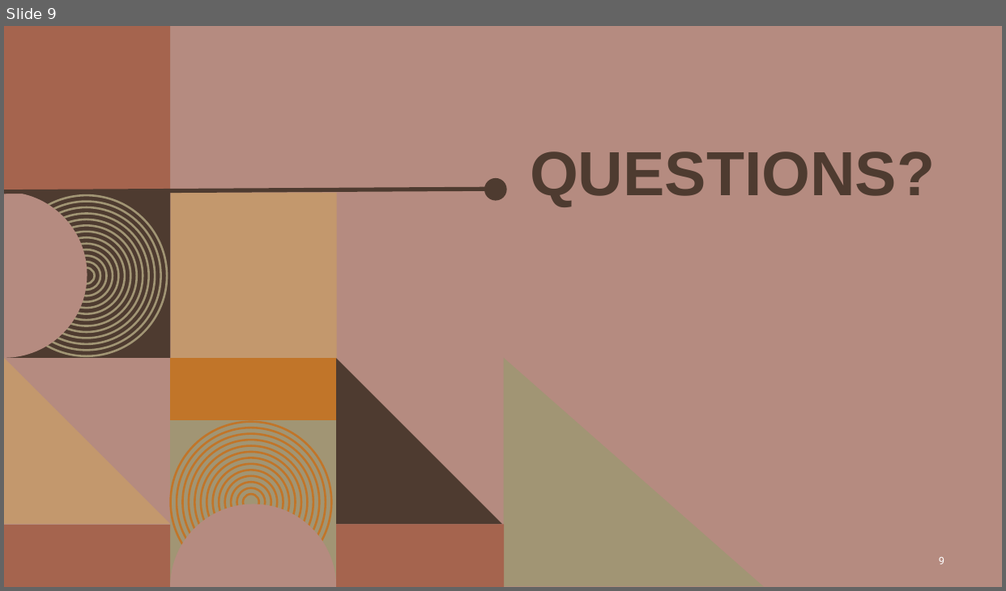
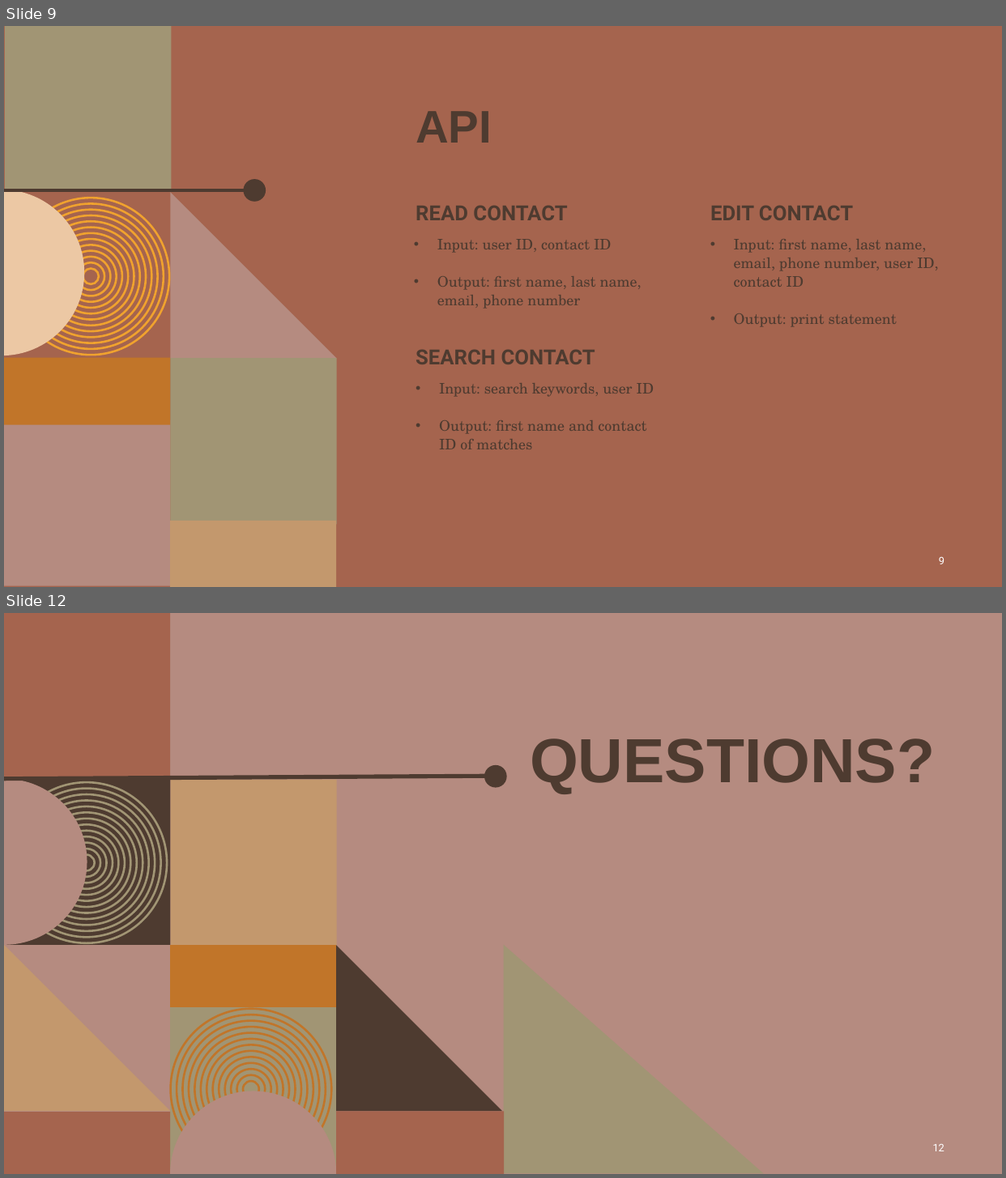
Before and after one commit to KalebOTB/ContactManager, a slide deck: Miscellaneous/Contact_Manager.pptx. Shown one above the other, each under a label of ours: slide 9 before the commit, slides 9 and 12 after it; the slides between them are not shown. The pictures are 1006x591 and 1006x1178 pixels, drawn with LibreOffice and Linux fonts; fonts in the diff are those of the drawing; background and template pictures are left out. Boxes give left, top, right and bottom in pixels: in the first picture for what was removed or moved away, otherwise in the second. Text is boxed around its words. In the diff, an @@ line names an element or a change of style, - is before the commit and + after.

```diff
--- a/Miscellaneous/Contact_Manager.pptx
+++ b/Miscellaneous/Contact_Manager.pptx
@@ slide 9 added at <box>4,26,1002,587</box>, background #A5644E @@
@@ title added at <box>415,111,492,143</box>, 44 pt, text #4E3B30, bold @@
+API
@@ group added at <box>4,26,336,587</box>: 14 ellipses, 6 rectangles, 2 freeform shapes, 1 line @@
@@ text added at <box>415,205,567,220</box>, 20 pt, text #4E3B30, bold @@
+READ CONTACT
@@ text added at <box>710,205,853,220</box>, 20 pt, text #4E3B30, bold @@
+EDIT CONTACT
@@ text added at <box>437,239,641,309</box>, 14 pt, text #4E3B30 @@
+• Input: user ID, contact ID
+• Output: first name, last name, email, phone number
@@ text added at <box>734,239,938,327</box>, 14 pt, text #4E3B30 @@
+• Input: first name, last name, email, phone number, user ID, contact ID
+• Output: print statement
@@ text added at <box>415,349,595,365</box>, 20 pt, text #4E3B30, bold @@
+SEARCH CONTACT
@@ text added at <box>439,383,654,450</box>, 14 pt, text #4E3B30 @@
+• Input: search keywords, user ID
+• Output: first name and contact ID of matches
@@ page number added at <box>939,557,944,565</box>, 10 pt, text #FFFFFF @@
+9
@@ what was slide 9 is now slide 12 @@
@@ page number at <box>933,1144,944,1152</box>: text changed @@
-9
+12
```
Also in this commit, not shown: 2 slides changed, 2 other slides added.
